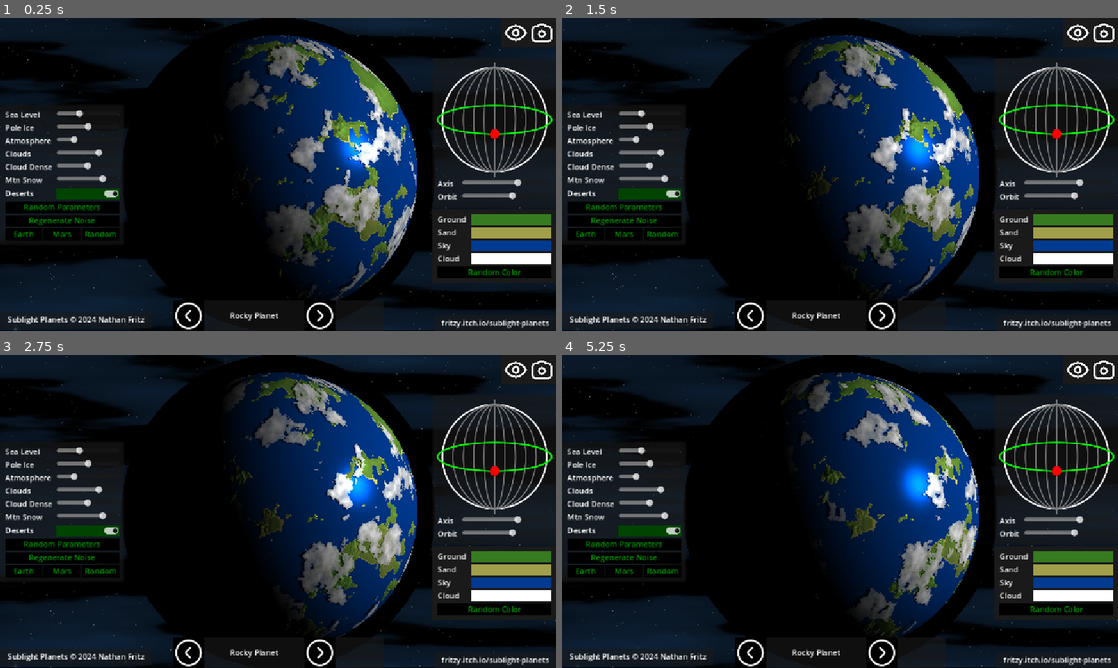
Above: before the commit, frames 1-4 (two rows, left to right).
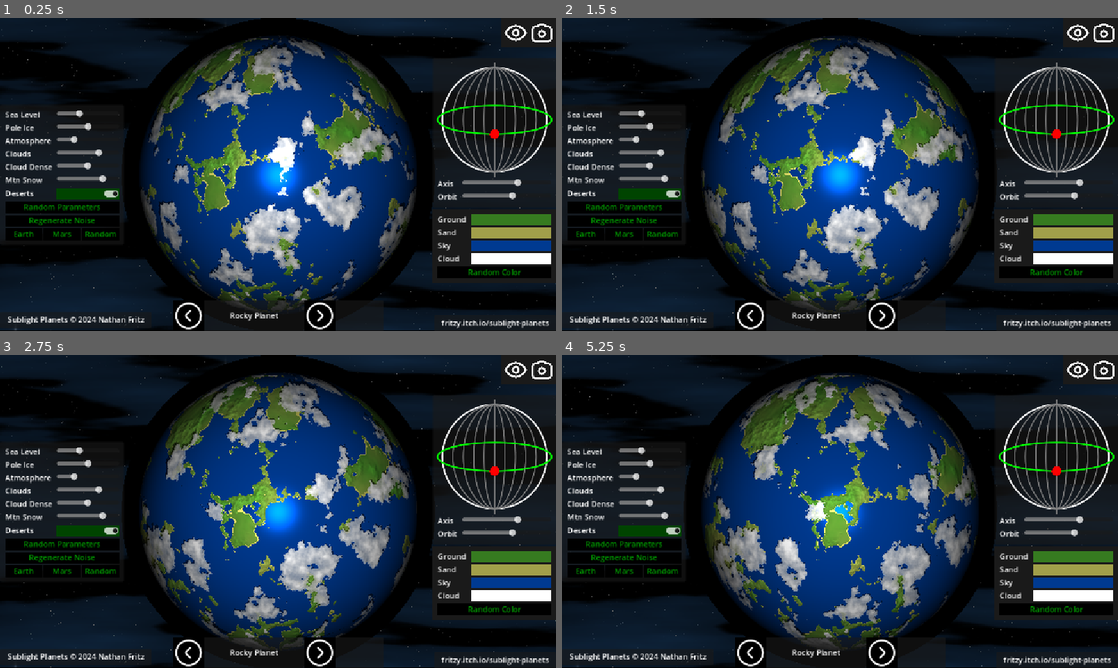
Above: after the commit, the same moments.

Repository: fritzy/sublight-planets
Game: Godot game, scene res://scenes/planet_toy/planet_toy.tscn
The game is run twice, just before and just after one commit, with the same random seed, the same clock (stepped at 60 frames per second) and the same inputs.
Inputs (mouse positions are in pixels of both pictures, inside the frame that each line leads up to):
- Up to frame 1 (0.25 s): no input
- Up to frame 2 (1.5 s): tap Enter (ui_accept) at 0.5, 0.77 s; move the mouse to (962, 158) at 0.52 s; hold Right (ui_right) 0.53-1.28 s; hold X (zoom_in) 0.53-1.28 s; click (962, 158) at 0.67 s; move the mouse to (728, 190) at 1.27 s; hold Down (ui_down) from 1.28 s (still down); tap Z (zoom_out) at 1.35 s
- Up to frame 3 (2.75 s): tap Enter (ui_accept) at 1.52 s; move the mouse to (333, 442) at 2.02 s; release Down (ui_down) at 2.03 s; hold Right (ui_right) from 2.03 s (still down); hold X (zoom_in) from 2.03 s (still down)
- Up to frame 4 (5.25 s): move the mouse to (812, 574) at 2.77 s; release Right (ui_right) at 2.78 s; release X (zoom_in) at 2.78 s; hold Up (ui_up) 2.78-3.53 s; tap Z (zoom_out) at 2.85, 4.35 s; click (812, 574) at 2.92 s; tap Enter (ui_accept) at 3.02, 3.77, 4.52 s; move the mouse to (1006, 558) at 3.52 s; hold X (zoom_in) 3.53-4.28 s; hold Left (ui_left) 3.53-5.03 s; move the mouse to (673, 464) at 4.27 s; move the mouse to (867, 511) at 5.02 s; hold Down (ui_down) from 5.03 s (still down); hold X (zoom_in) from 5.03 s (still down); click (867, 511) at 5.17 s

The runs differ from the first frame. In frame 1, 32% of the frame differs, in the area x 25-75%, y 5-94%; in frame 2, 32%; in frame 3, 32%; in frame 4, 32%.

Commit message:
fixed anomolies in lighting

Diff:
--- a/scenes/backgrounds/rocky_planet/rocky_planet.tscn
+++ b/scenes/backgrounds/rocky_planet/rocky_planet.tscn
@@ -1,11 +1,11 @@
-[gd_scene load_steps=24 format=3 uid="uid://bb834fy7j5c0q"]
+[gd_scene load_steps=22 format=3 uid="uid://bb834fy7j5c0q"]
 
 [ext_resource type="Script" uid="uid://5dnqkb26sl2g" path="res://scenes/backgrounds/rocky_planet/rocky_planet.gd" id="1_08tb2"]
 [ext_resource type="Shader" uid="uid://de5d45pumt7d3" path="res://scenes/backgrounds/rocky_planet/rockyplanet.gdshader" id="1_qey08"]
 
 [sub_resource type="FastNoiseLite" id="FastNoiseLite_pt2n0"]
-seed = 1022749466
-frequency = 0.0115
+seed = 1128375519
+frequency = 0.0175
 
 [sub_resource type="NoiseTexture2D" id="NoiseTexture2D_cpo5p"]
 width = 1024
@@ -17,8 +17,8 @@
 
 [sub_resource type="FastNoiseLite" id="FastNoiseLite_y7qev"]
 noise_type = 0
-seed = 1022749466
-frequency = 0.0025
+seed = 1128375519
+frequency = 0.0039
 domain_warp_enabled = true
 
 [sub_resource type="NoiseTexture2D" id="NoiseTexture2D_234o1"]
@@ -28,54 +28,42 @@
 noise = SubResource("FastNoiseLite_y7qev")
 
 [sub_resource type="FastNoiseLite" id="FastNoiseLite_xdmfv"]
-seed = 1022749466
+seed = 1128375519
 frequency = 0.0087
 
 [sub_resource type="NoiseTexture2D" id="NoiseTexture2D_7arid"]
+width = 1024
 seamless = true
 noise = SubResource("FastNoiseLite_xdmfv")
 
-[sub_resource type="FastNoiseLite" id="FastNoiseLite_cpo5p"]
+[sub_resource type="FastNoiseLite" id="FastNoiseLite_qs0cu"]
 noise_type = 2
-seed = 1022749466
+seed = 1128375519
 frequency = 0.04
 fractal_lacunarity = 1.0
 fractal_gain = 0.8
 cellular_distance_function = 1
 cellular_return_type = 6
 
-[sub_resource type="NoiseTexture2D" id="NoiseTexture2D_f3vsn"]
+[sub_resource type="NoiseTexture2D" id="NoiseTexture2D_tf0q4"]
 width = 1024
 invert = true
 seamless = true
 as_normal_map = true
 bump_strength = 0.5
-noise = SubResource("FastNoiseLite_cpo5p")
-
-[sub_resource type="Gradient" id="Gradient_qs0cu"]
-offsets = PackedFloat32Array(0.503, 0.784, 1)
-colors = PackedColorArray(0, 0, 0, 1, 0.34, 0.34, 0.34, 1, 1, 1, 1, 1)
-
-[sub_resource type="FastNoiseLite" id="FastNoiseLite_tf0q4"]
-noise_type = 2
-seed = 1022749466
-frequency = 0.04
-fractal_lacunarity = 1.8
-cellular_distance_function = 1
-cellular_return_type = 6
+noise = SubResource("FastNoiseLite_qs0cu")
 
 [sub_resource type="NoiseTexture2D" id="NoiseTexture2D_xqne2"]
 width = 1024
 seamless = true
-color_ramp = SubResource("Gradient_qs0cu")
-noise = SubResource("FastNoiseLite_tf0q4")
+noise = SubResource("FastNoiseLite_qs0cu")
 
 [sub_resource type="Gradient" id="Gradient_gc3go"]
 offsets = PackedFloat32Array(0.447, 1)
 
 [sub_resource type="FastNoiseLite" id="FastNoiseLite_ecbt1"]
 noise_type = 2
-seed = 1022749466
+seed = 1128375519
 frequency = 0.0238
 fractal_lacunarity = 2.5
 fractal_gain = 0.8
@@ -99,7 +87,7 @@
 colors = PackedColorArray(0, 0, 0, 1, 0.34, 0.34, 0.34, 1, 0.69, 0.69, 0.69, 1, 1, 1, 1, 1)
 
 [sub_resource type="FastNoiseLite" id="FastNoiseLite_v34om"]
-seed = 1022749466
+seed = 1128375519
 frequency = 0.0054
 
 [sub_resource type="NoiseTexture2D" id="NoiseTexture2D_6dtud"]
@@ -112,7 +100,6 @@
 [sub_resource type="NoiseTexture2D" id="NoiseTexture2D_4nbul"]
 width = 1024
 seamless = true
-normalize = false
 color_ramp = SubResource("Gradient_3ncfq")
 noise = SubResource("FastNoiseLite_v34om")
 
@@ -126,11 +113,11 @@
 shader_parameter/cloud_texture = SubResource("NoiseTexture2D_cpo5p")
 shader_parameter/cloud_texture2 = SubResource("NoiseTexture2D_234o1")
 shader_parameter/ice_texture = SubResource("NoiseTexture2D_xqne2")
-shader_parameter/ice_normal = SubResource("NoiseTexture2D_f3vsn")
+shader_parameter/ice_normal = SubResource("NoiseTexture2D_tf0q4")
 shader_parameter/shine_offset = Vector2(0.6, 0.5)
-shader_parameter/ocean_depth = 1.969
+shader_parameter/ocean_depth = 0.0
 shader_parameter/speed = 0.05
-shader_parameter/ice_coverage = 0.963
+shader_parameter/ice_coverage = 0.51
 shader_parameter/cloud_opacity = 0.7
 shader_parameter/cloud_density = 0.36
 shader_parameter/desert_patches = 1.0
@@ -140,8 +127,8 @@
 shader_parameter/ground_color = Color(0.2131, 0.4805, 0.1276, 1)
 shader_parameter/ocean_color = Color(0, 0.2277, 0.5703, 1)
 shader_parameter/cloud_color = Color(1, 1, 1, 1)
-shader_parameter/axis = -0.333
-shader_parameter/orbit = 1.27441
+shader_parameter/axis = 9.46497e-08
+shader_parameter/orbit = 0.000410031
 
 [node name="RockyPlanet" type="Node2D" node_paths=PackedStringArray("celestial_body")]
 script = ExtResource("1_08tb2")
--- a/scenes/backgrounds/rocky_planet/rockyplanet.gdshader
+++ b/scenes/backgrounds/rocky_planet/rockyplanet.gdshader
@@ -47,9 +47,11 @@
 }
 
 mat3 create_transformation_matrix(vec3 facing) {
+    // Choose an initial up vector
     // Assuming y-axis as up
-    vec3 up = normalize(vec3(2, 5, -2.0));
+    vec3 up = normalize(vec3(0., 1., 0.));
     vec3 right = normalize(cross(up, facing));
+	// shadows are inverted vertically unless I negate the facing for up
     vec3 new_up = cross(-facing, right);
 
     return mat3(
@@ -60,7 +62,8 @@
 }
 
 vec3 parent_normals(vec3 parent_facing, vec3 child_facing) {
-	child_facing = child_facing * 2.0 - vec3(0.85);
+	// not sure why the bias is like this
+	child_facing = normalize(child_facing - vec3(0.41));
     mat3 transformation_matrix = create_transformation_matrix(parent_facing);
     vec3 global_facing = transformation_matrix * child_facing;
     return normalize(global_facing);
@@ -73,7 +76,7 @@
 	vec3 light_direction = normalize(get_star_pos());
 	vec3 half_vector = normalize( camera_direction + light_direction );
 	float diffuse    = max( 0.0, dot( normal, light_direction ) );
-	float specular   = pow(max( 0.0, dot( half_vector, normal )), specular_power);
+	float specular   = pow(max( 0.0, dot( light_direction, normal )), specular_power);
 	return color * (diffuse + specular * specular_intensity);
 }
 
@@ -325,7 +328,7 @@
 		globe_surface_mountain_norm,
 		ground_snow_mix,
 		20.0,
-		  0.25);
+		  0.3);
 	// if this is ground draw our mixed ground color (not ocean)
 	//color = mix(color, ground_sand_mix + shine * 0.2, 1.0 - ocean);
 	color = mix(color, lit_ground_color, 1.0 - ocean);
